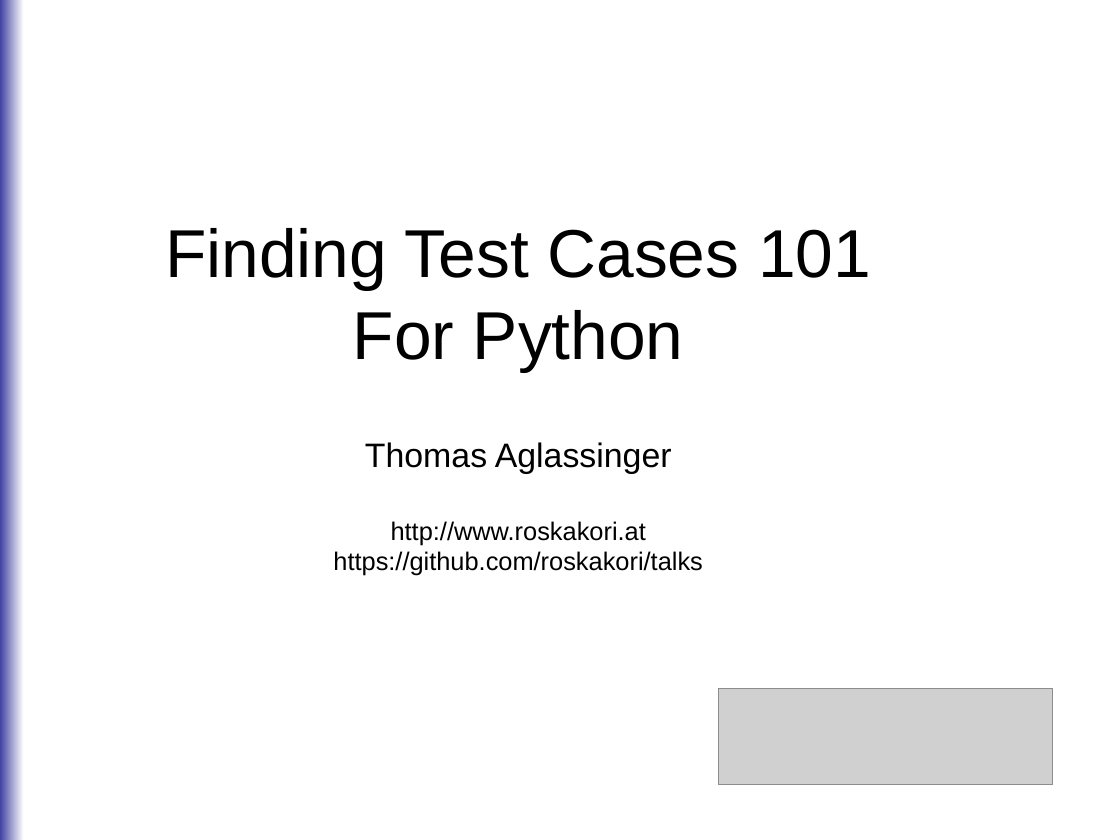
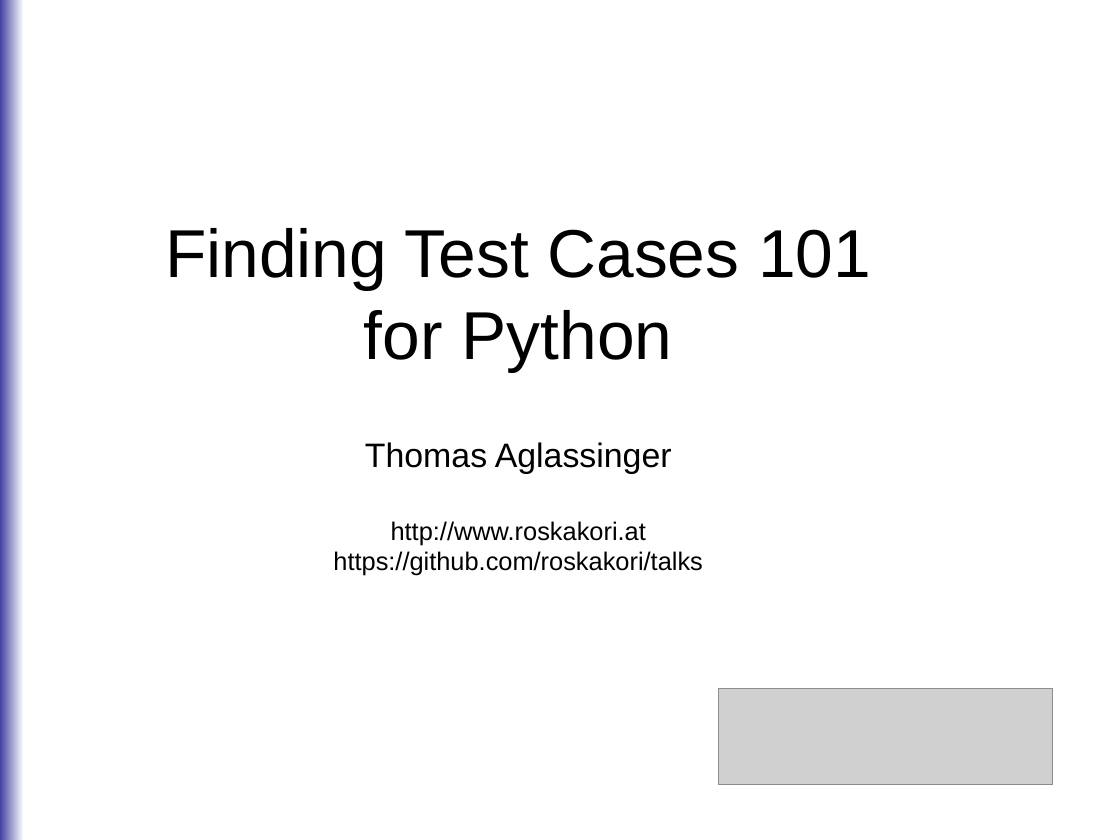
Before and after one commit to roskakori/talks, a slide deck: slide 1 of pygraz/testcases/Finding test cases 101.odp. Drawn at 1120x840 pixels with LibreOffice and Linux fonts; fonts in the diff are those of the drawing; grey boxes stand for pictures. Boxes give left, top, right and bottom in pixels: in the first picture for what was removed or moved away, otherwise in the second. Text is boxed around its words. In the diff, an @@ line names an element or a change of style, - is before the commit and + after.

```diff
--- a/pygraz/testcases/Finding test cases 101.odp
+++ b/pygraz/testcases/Finding test cases 101.odp
@@ subtitle at (364,310,673,372): text changed @@
-For Python
+for Python
```
Also in this commit, not shown: 8 other slides changed.
